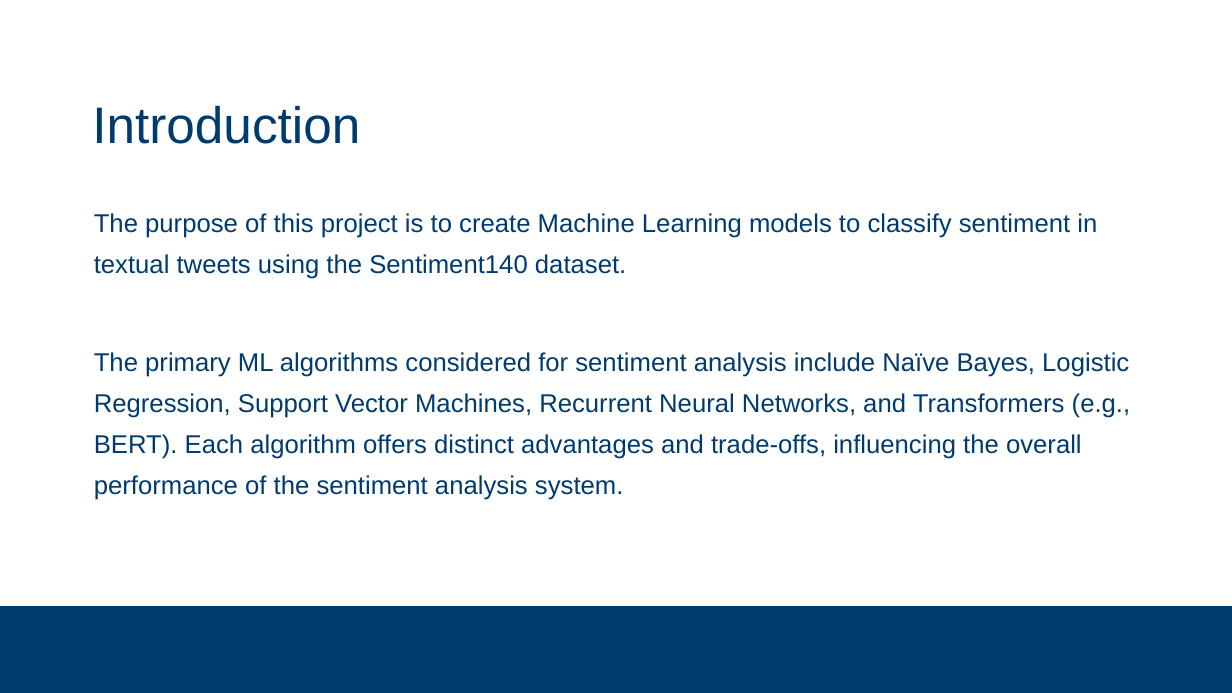
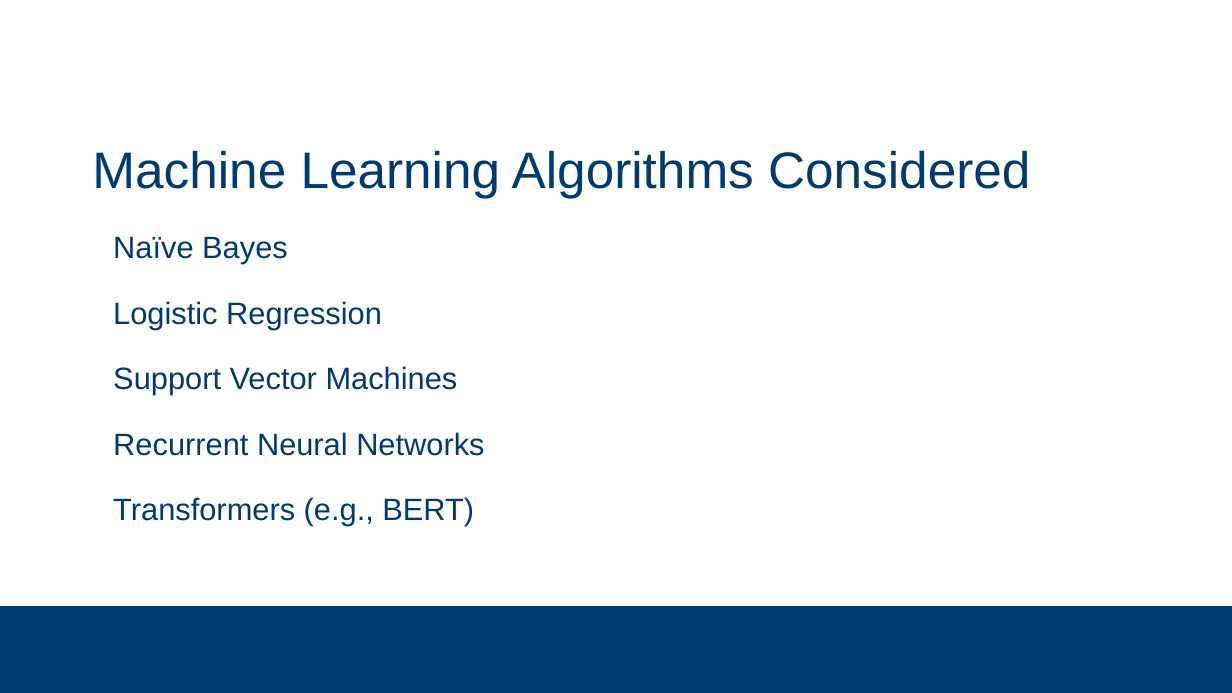
Before and after one commit to subsystem3/project, a slide deck: slide 6 of Final-Project-Team-2.pptx (slide 2 before the commit). Drawn at 1232x693 pixels with LibreOffice and Linux fonts; fonts in the diff are those of the drawing; background and template pictures are left out. Boxes give left, top, right and bottom in pixels: in the first picture for what was removed or moved away, otherwise in the second. Text is boxed around its words. In the diff, an @@ line names an element or a change of style, - is before the commit and + after.

```diff
--- a/Final-Project-Team-2.pptx
+++ b/Final-Project-Team-2.pptx
@@ title at [92,150,1030,198]: text changed @@
-Introduction
+Machine Learning Algorithms Considered
@@ text at [113,236,484,526]: text changed; size 20 to 24 pt @@
-  The purpose of this project is to create Machine Learning models to classify sentiment in textual tweets using the Sentiment140 dataset.
-  The primary ML algorithms considered for sentiment analysis include Naïve Bayes, Logistic Regression, Support Vector Machines, Recurrent Neural Networks, and Transformers (e.g., BERT). Each algorithm offers distinct advantages and trade-offs, influencing the overall performance of the sentiment analysis system.
+Naïve Bayes
+Logistic Regression
+Support Vector Machines
+Recurrent Neural Networks
+Transformers (e.g., BERT)
```
Also in this commit, not shown: 14 other slides changed, 12 slides added, 6 slides removed.
